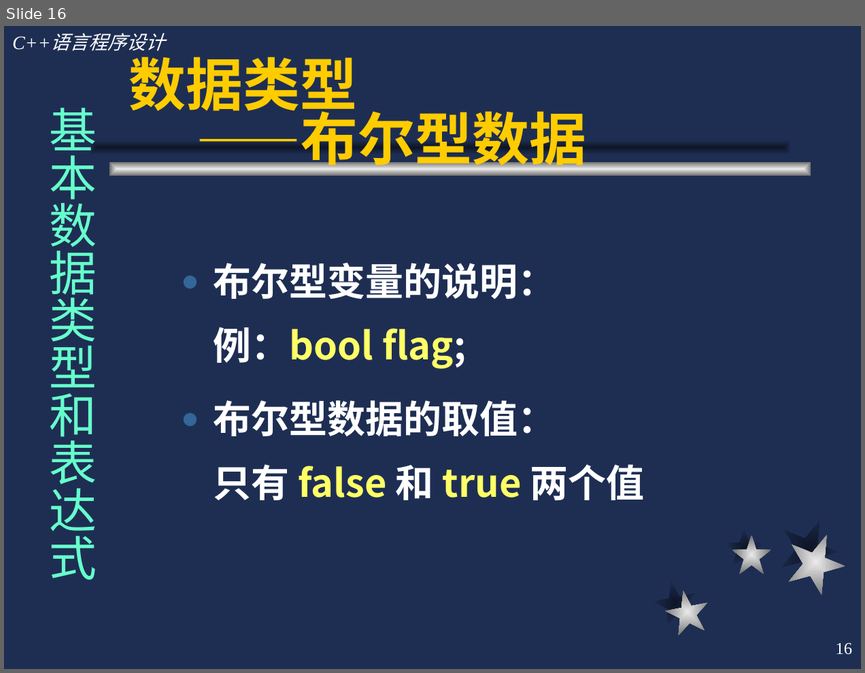
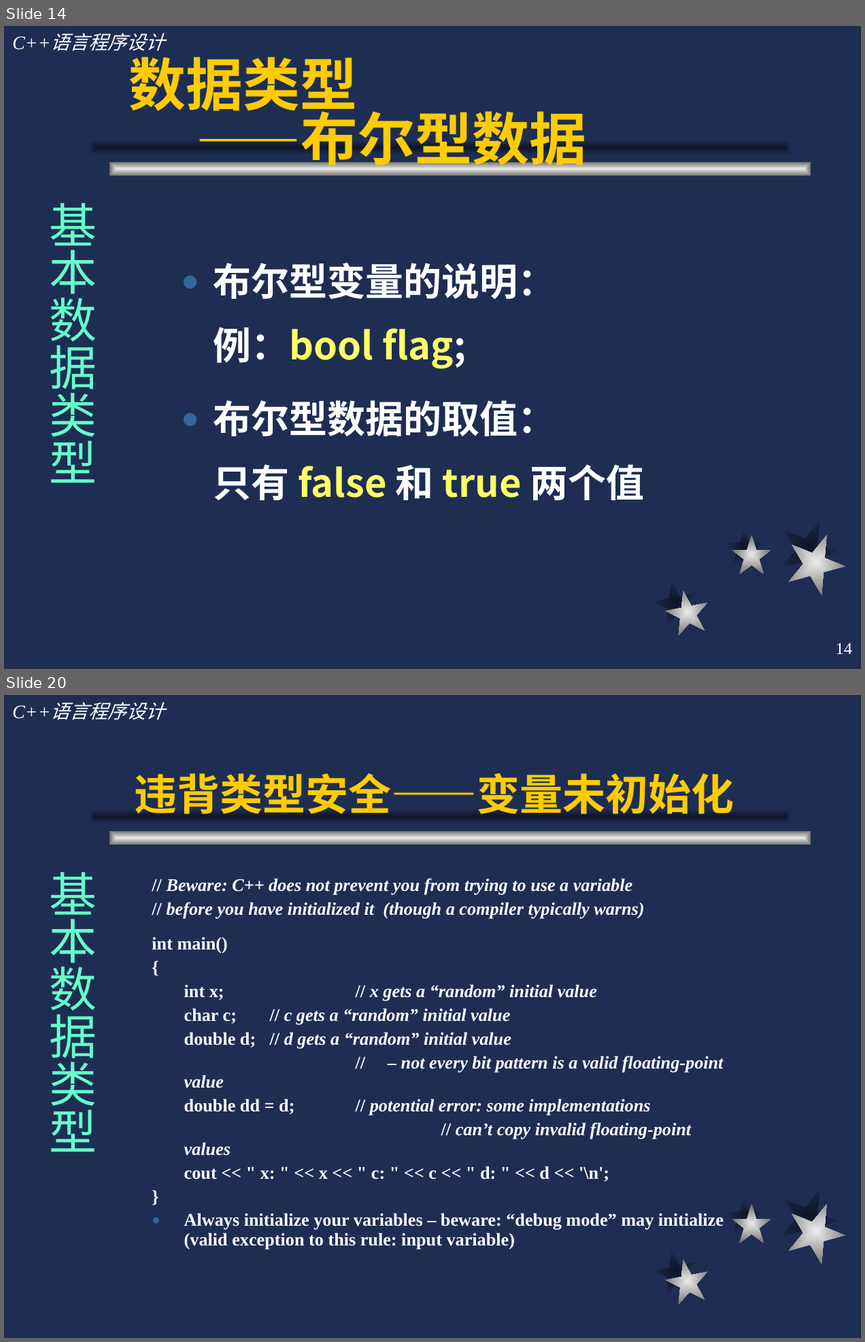
Before and after one commit to cugwhp/OOPCPP, a slide deck: 02.PPT/Ch2-C++语言概述/c++2.ppt. Shown one above the other, each under a label of ours: slide 16 before the commit, slides 14 and 20 after it; the slides between them are not shown. The pictures are 865x673 and 865x1342 pixels, drawn with LibreOffice and Linux fonts; fonts in the diff are those of the drawing. Boxes give left, top, right and bottom in pixels: in the first picture for what was removed or moved away, otherwise in the second. Text is boxed around its words. In the diff, an @@ line names an element or a change of style, - is before the commit and + after.

```diff
--- a/02.PPT/Ch2-C++语言概述/c++2.ppt
+++ b/02.PPT/Ch2-C++语言概述/c++2.ppt
@@ slide 20 added at (4, 695, 861, 1338), background #1E2E53; not listed: 9 template elements that a slide beside it also shows @@
@@ title added at (134, 773, 734, 814), 36 pt, text #FFCC00, bold @@
+违背类型安全——变量未初始化
@@ text added at (49, 872, 96, 1151), 40 pt, text #66FFCC @@
+基本数据类型
@@ text added at (152, 878, 723, 1249), 15 pt, text #FFFFFF, bold, italic @@
+// Beware: C++ does not prevent you from trying to use a variable
+// before you have initialized it (though a compiler typically warns)
+int main()
+{
+int x; // x gets a “random” initial value
+char c; // c gets a “random” initial value
+double d; // d gets a “random” initial value
+// – not every bit pattern is a valid floating-point value
+double dd = d; // potential error: some implementations
+// can’t copy invalid floating-point values
+cout << " x: " << x << " c: " << c << " d: " << d << '\n';
+}
+● Always initialize your variables – beware: “debug mode” may initialize (valid exception to this rule: input variable)
@@ what was slide 16 is now slide 14 @@
@@ slide 14 changed as well @@
@@ text at (49, 203, 96, 482): text changed @@
-基本数据类型和表达式
+基本数据类型
@@ page number at (836, 643, 853, 654): text changed @@
-16
+14
```
Also in this commit, not shown: 67 other slides changed, 12 other slides added, 6 slides removed, 4 other files.
